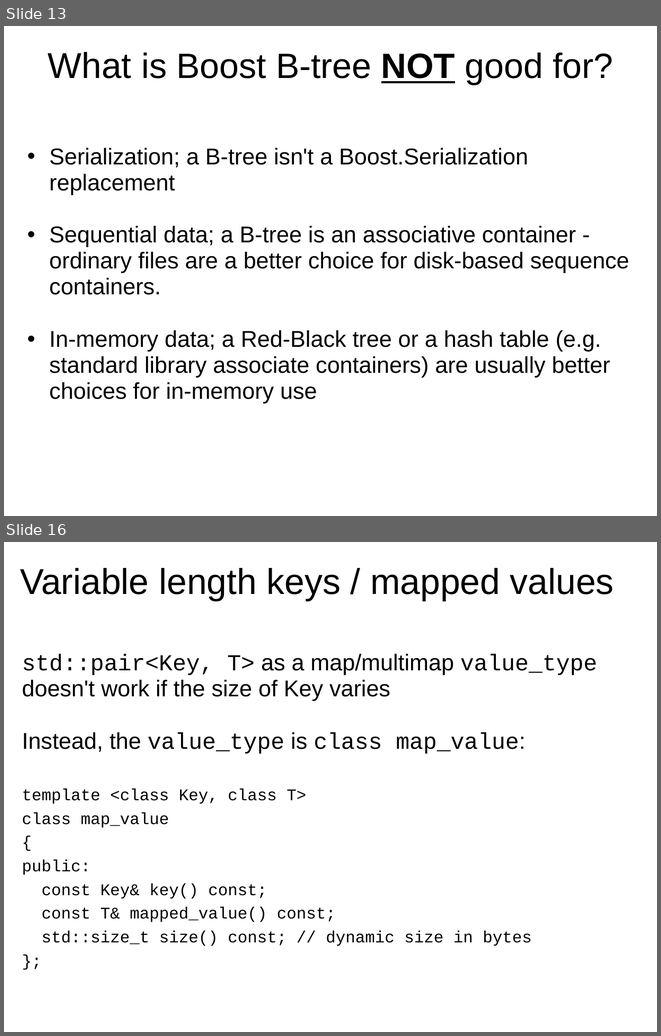
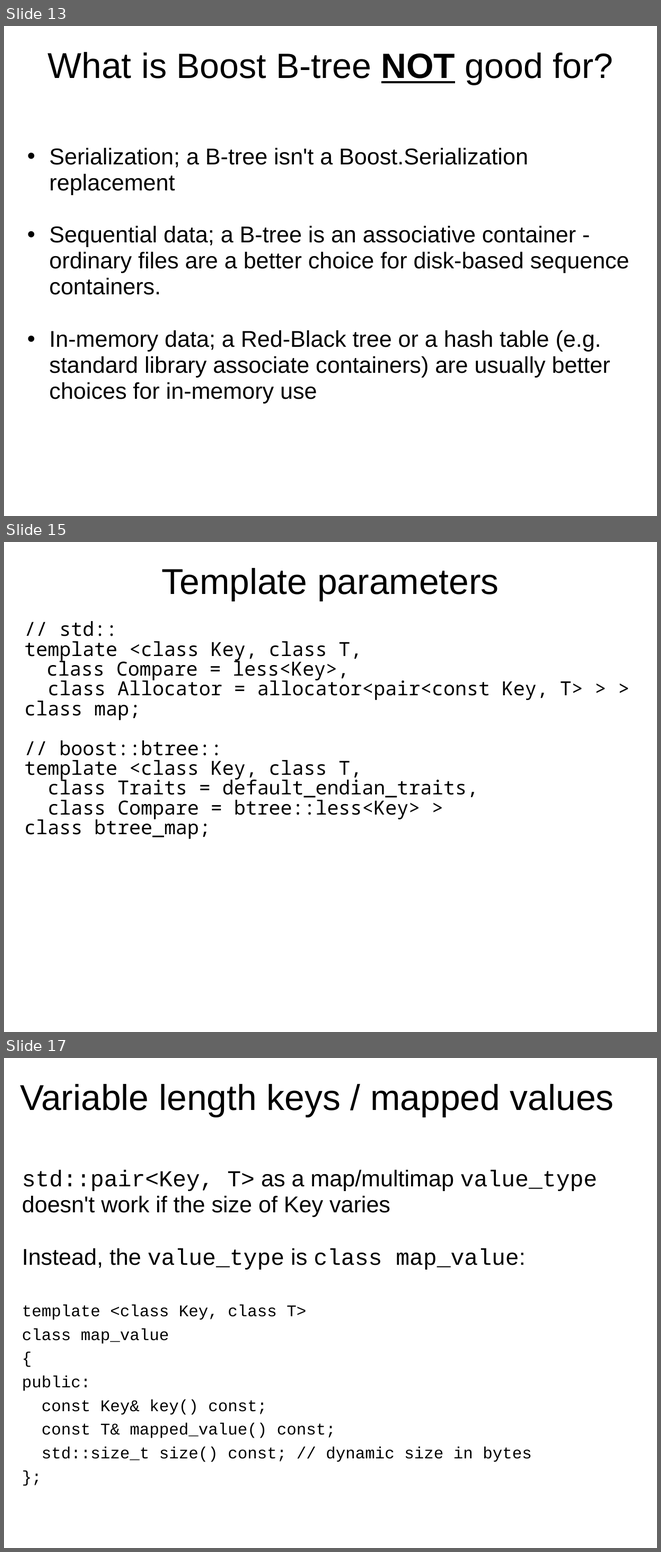
Before and after one commit to Beman/btree, a slide deck: libs/btree/doc/Proposed-B-tree-library.ppt. Shown one above the other, each under a label of ours: slides 13 and 16 before the commit, slides 13, 15 and 17 after it; the slides between them are not shown. The pictures are 661x1036 and 661x1552 pixels, drawn with LibreOffice and Linux fonts; fonts in the diff are those of the drawing; background and template pictures are left out. Boxes give left, top, right and bottom in pixels: in the first picture for what was removed or moved away, otherwise in the second. Text is boxed around its words. In the diff, an @@ line names an element or a change of style, - is before the commit and + after.

```diff
--- a/libs/btree/doc/Proposed-B-tree-library.ppt
+++ b/libs/btree/doc/Proposed-B-tree-library.ppt
@@ slide 15 added at [4,542,657,1032], background picture (left out) @@
@@ title added at [162,568,499,601], 44 pt, text #000000 @@
+Template parameters
@@ text added at [24,621,583,839], 23.8 pt, text #000000 @@
+  // std::
+  template <class Key, class T,
+  class Compare = less<Key>,
+  class Allocator = allocator<pair<const Key, T> > >
+  class map;
+  // boost::btree::
+  template <class Key, class T,
+  class Traits = default_endian_traits,
+  class Compare = btree::less<Key> >
+  class btree_map;
@@ what was slide 16 is now slide 17 @@
```
Also in this commit, not shown: 2 slides changed, 3 other slides added, 1 slide removed, 6 other files.
